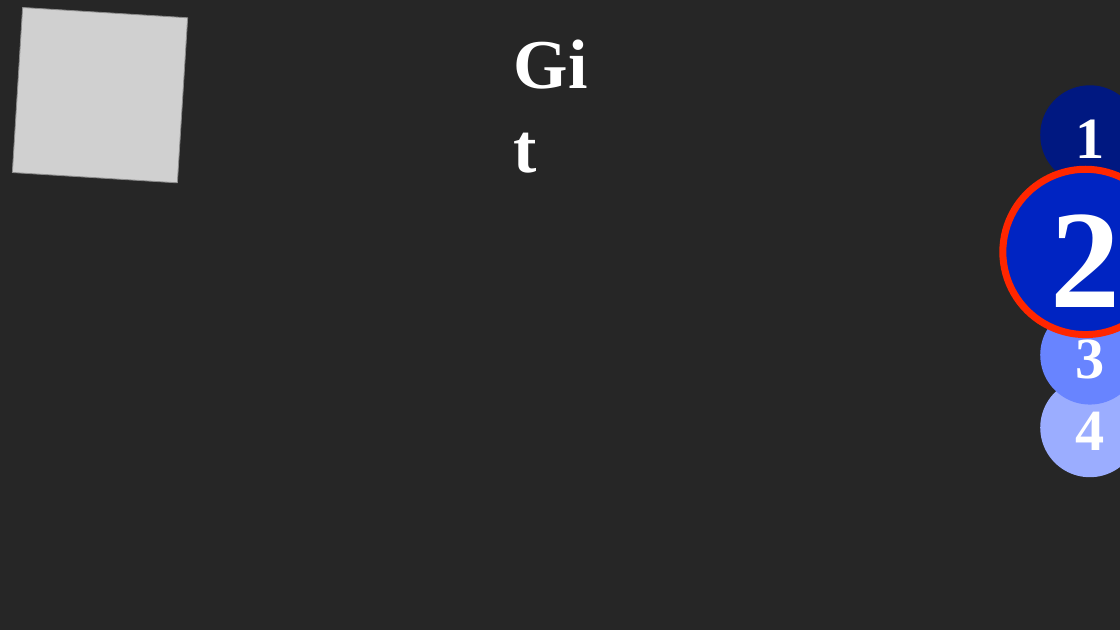
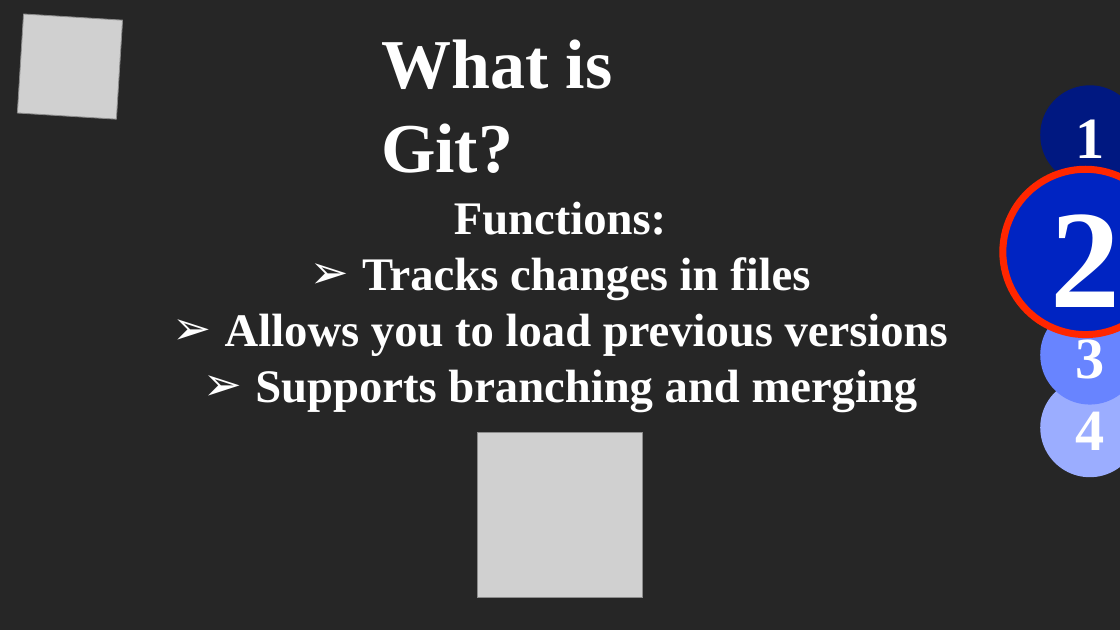
Before and after one commit to TheMr4Anonym/Database-Systems-Final, a slide deck: slide 5 of Dokumentation/DatabaseSystems.pptx (slide 6 before the commit). Drawn at 1120x630 pixels with LibreOffice and Linux fonts; fonts in the diff are those of the drawing; grey boxes stand for pictures. Boxes give left, top, right and bottom in pixels: in the first picture for what was removed or moved away, otherwise in the second. Text is boxed around its words. In the diff, an @@ line names an element or a change of style, - is before the commit and + after.

```diff
--- a/Dokumentation/DatabaseSystems.pptx
+++ b/Dokumentation/DatabaseSystems.pptx
@@ picture: place and size @@
-picture at box(13, 8, 188, 183)
+picture at box(17, 14, 122, 119)
@@ text at box(381, 39, 613, 173): text changed @@
-Git
+What is Git?
@@ text added at box(225, 201, 948, 412), 40 pt, text #FFFFFF, bold @@
+Functions:
+➢ Tracks changes in files
+➢ Allows you to load previous versions
+➢ Supports branching and merging
@@ picture added at box(477, 433, 643, 598) @@
```
Also in this commit, not shown: 7 other slides changed, 6 slides added.
